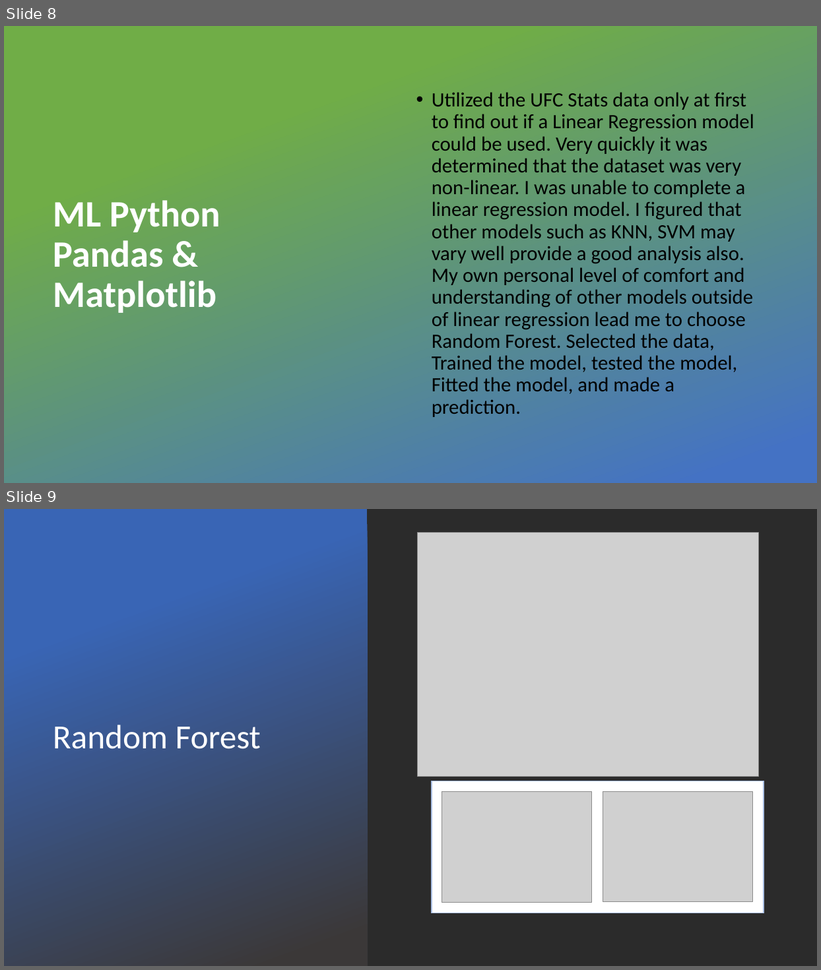
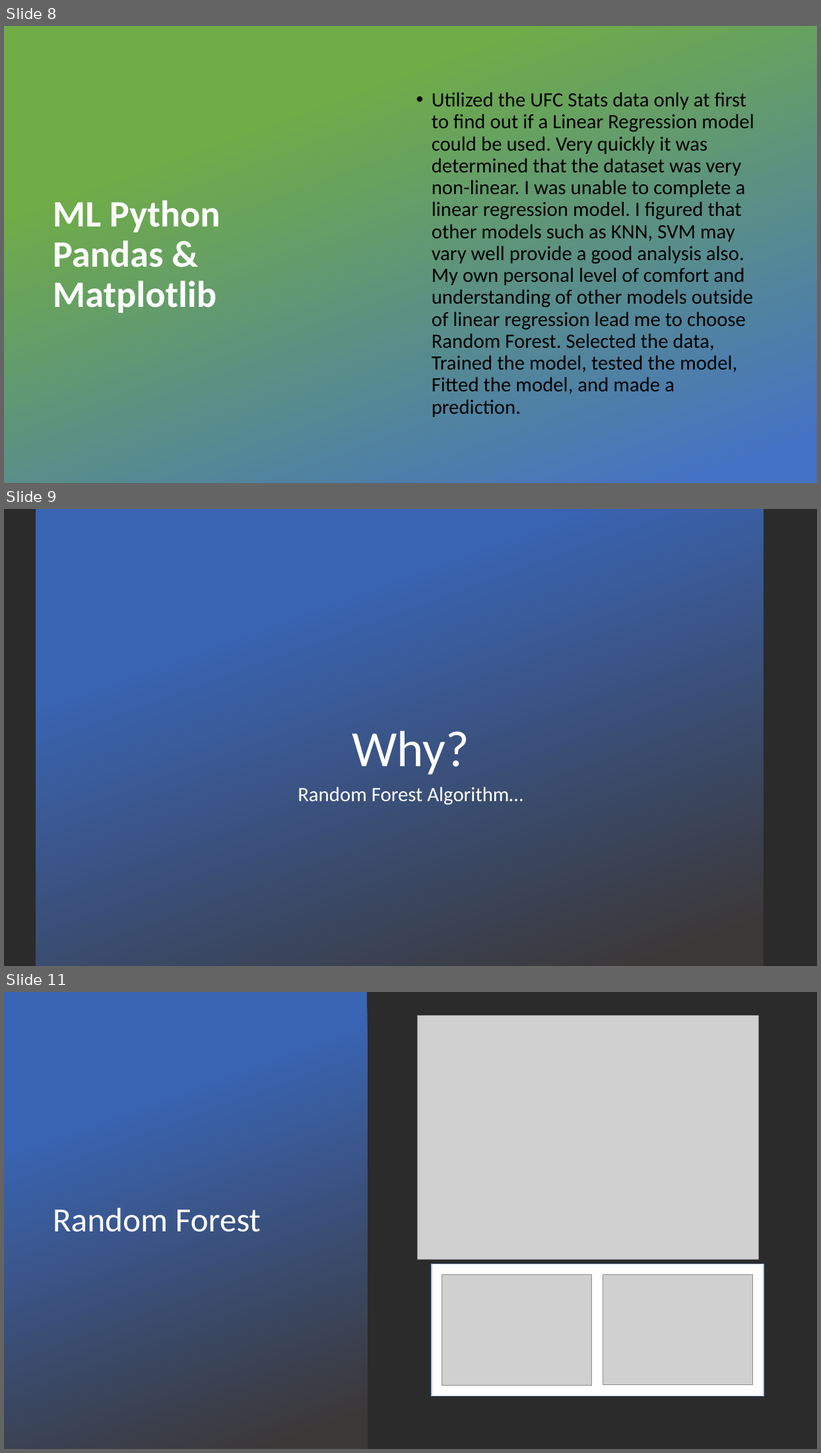
Before and after one commit to Rich-Hamilton88/machine_learning_project, a slide deck: Machine Learning Project/UFC.pptx. Shown one above the other, each under a label of ours: slides 8 and 9 before the commit, slides 8, 9 and 11 after it; the slides between them are not shown. The pictures are 821x970 and 821x1453 pixels, drawn with LibreOffice and Linux fonts; fonts in the diff are those of the drawing; grey boxes stand for pictures; background and template pictures are left out; a plain dark background stands for a picture behind light text. Boxes give left, top, right and bottom in pixels: in the first picture for what was removed or moved away, otherwise in the second. Text is boxed around its words. In the diff, an @@ line names an element or a change of style, - is before the commit and + after.

```diff
--- a/Machine Learning Project/UFC.pptx
+++ b/Machine Learning Project/UFC.pptx
@@ slide 9 added at box(4, 509, 817, 966), background picture (left out) @@
@@ rectangle added at box(36, 509, 764, 966), fill gradient #3965B5 to #3B3838 @@
@@ title added at box(352, 731, 469, 775), 60 pt, text #FFFFFF @@
+Why?
@@ subtitle added at box(298, 787, 523, 805), 24 pt, text #FFFFFF @@
+Random Forest Algorithm…
@@ what was slide 9 is now slide 11 @@
```
Also in this commit, not shown: 1 slide changed, 1 other slide added.
